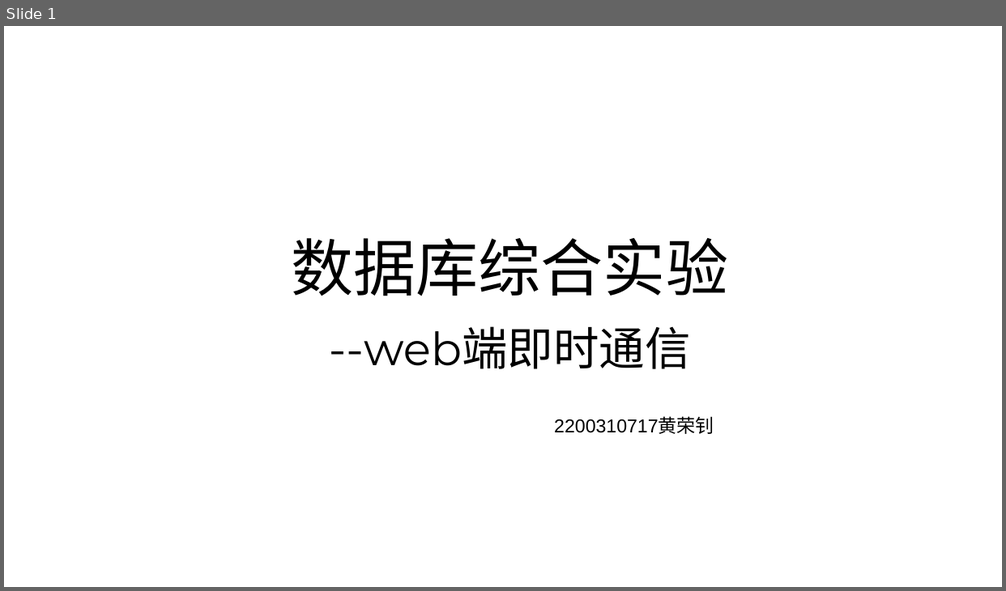
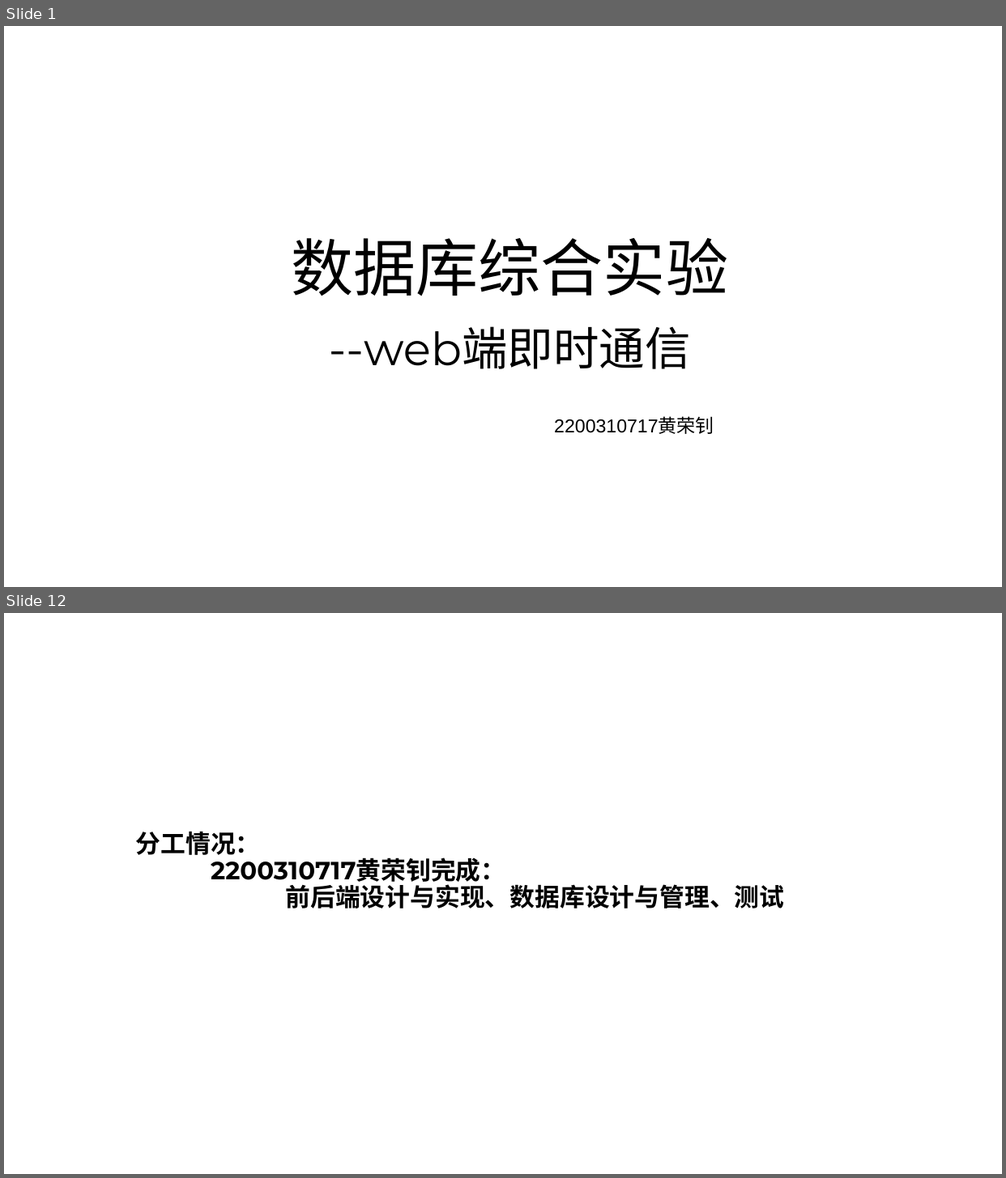
Before and after one commit to Finlifin/database_final, a slide deck: 数据库综合实验.pptx. Shown one above the other, each under a label of ours: slide 1 before the commit, slides 1 and 12 after it; the slides between them are not shown. The pictures are 1006x591 and 1006x1178 pixels, drawn with LibreOffice and Linux fonts; fonts in the diff are those of the drawing. Boxes give left, top, right and bottom in pixels: in the first picture for what was removed or moved away, otherwise in the second. Text is boxed around its words. In the diff, an @@ line names an element or a change of style, - is before the commit and + after.

```diff
--- a/数据库综合实验.pptx
+++ b/数据库综合实验.pptx
@@ slide 12 added at [4, 613, 1002, 1174], background #FFFFFF @@
@@ title added at [136, 831, 785, 909], 24 pt, text #000000, bold @@
+分工情况：
+2200310717黄荣钊完成：
+前后端设计与实现、数据库设计与管理、测试
```
Also in this commit, not shown: 2 slides changed, 8 other slides added, 5 other files.
